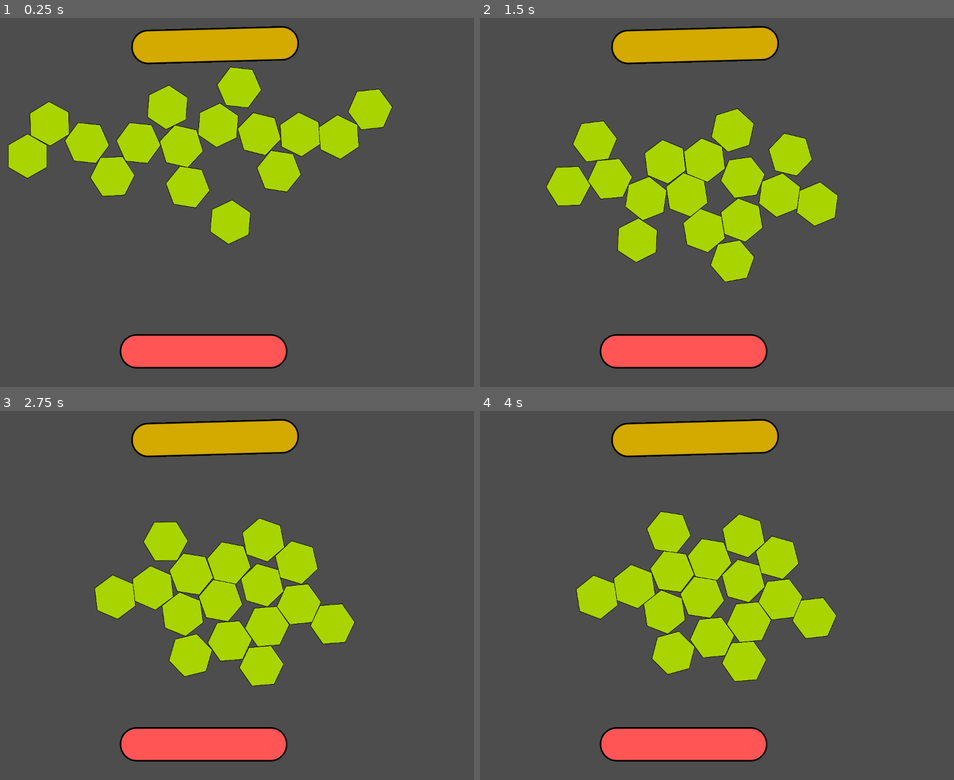
Above: before the commit, frames 1-4 (two rows, left to right).
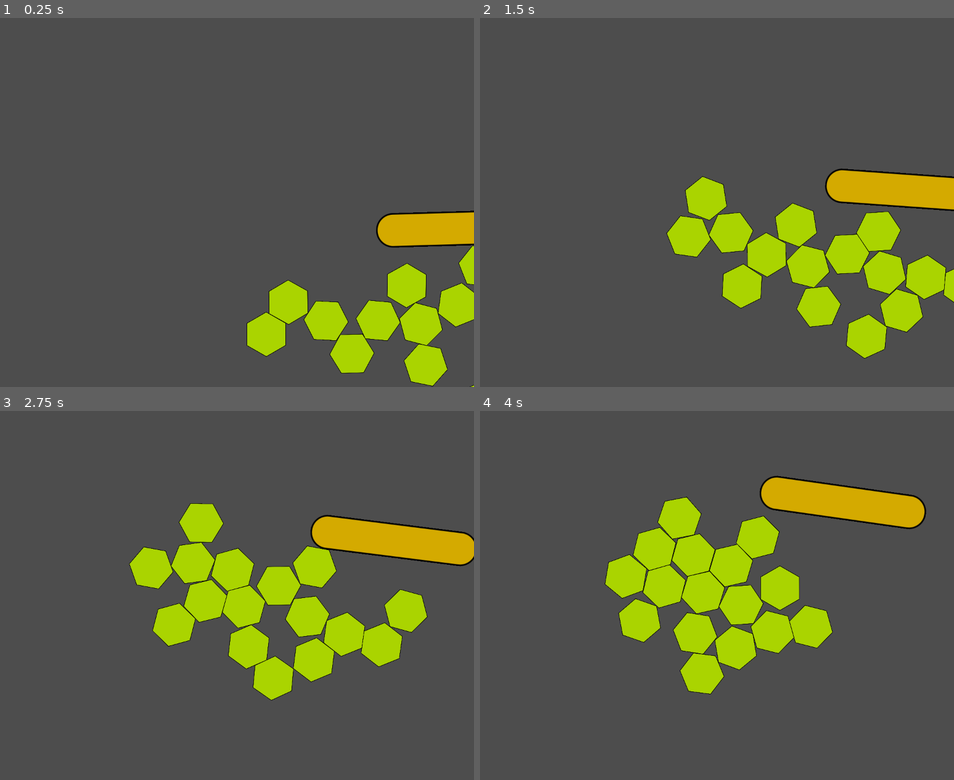
Above: after the commit, the same moments.

Repository: kalsan/rong
Game: Godot game, scene res://Game.tscn
Two runs of this game, one before a commit and one after it. Both use one fixed random seed, a clock stepped at 60 frames per second and the inputs below.
Inputs:
- Up to frame 1 (0.25 s): no input
- Up to frame 2 (1.5 s): no input
- Up to frame 3 (2.75 s): no input
- Up to frame 4 (4 s): no input

The runs differ from the first frame. In frame 1, 27% of the frame differs, in the area x 1-100%, y 2-100%; in frame 2, 28%, in the area x 13-100%, y 2-95%; in frame 3, 21%; in frame 4, 19%.

Commit message:
Fix Viewport

Diff:
--- a/Game.tscn
+++ b/Game.tscn
@@ -15,7 +15,7 @@
 [sub_resource type="PhysicsMaterial" id="3"]
 friction = 0.0
 
-[node name="Game" type="Node2D" unique_id=738891606]
+[node name="Game" type="Camera2D" unique_id=1471625203]
 position = Vector2(2, 0)
 script = ExtResource("3")
 
--- a/Tile.gd
+++ b/Tile.gd
@@ -11,6 +11,5 @@
 
 # Called every frame. 'delta' is the elapsed time since the previous frame.
 func _process(delta):
-	var center =  get_viewport_rect().size / 2.0
-	var direction = (center - position).normalized()
+	var direction = (Vector2(0,0) - position).normalized()
 	apply_central_impulse(direction * FORCE_STRENGTH)
